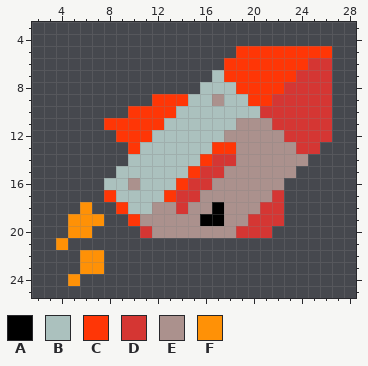
Pixel-art sprite: packages/nouns-img-permutator/assets/layer-3/head-rocket.png. Above, as it was before the edit.
The file is 32x32 pixels. Shown: x 2..28, y 3..25.
Palette (. is transparent): A #000000  B #abc1be  C #ff3606  D #d53633  E #ab918d  F #ff9106
New version:
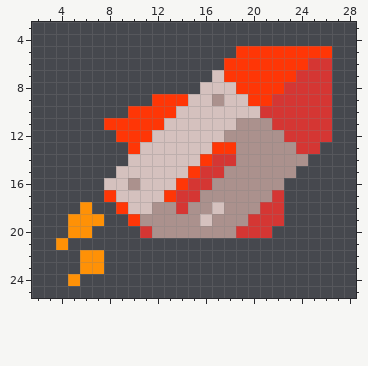
Edits made:
colour B: #abc1be -> #d5c1be
y 18: x 17 A -> B
y 19: x 16..17 AA -> BE
Pixel boxes of the changes (left, top, right, bottom) in both pictures:
changed: (104, 70, 260, 226)
